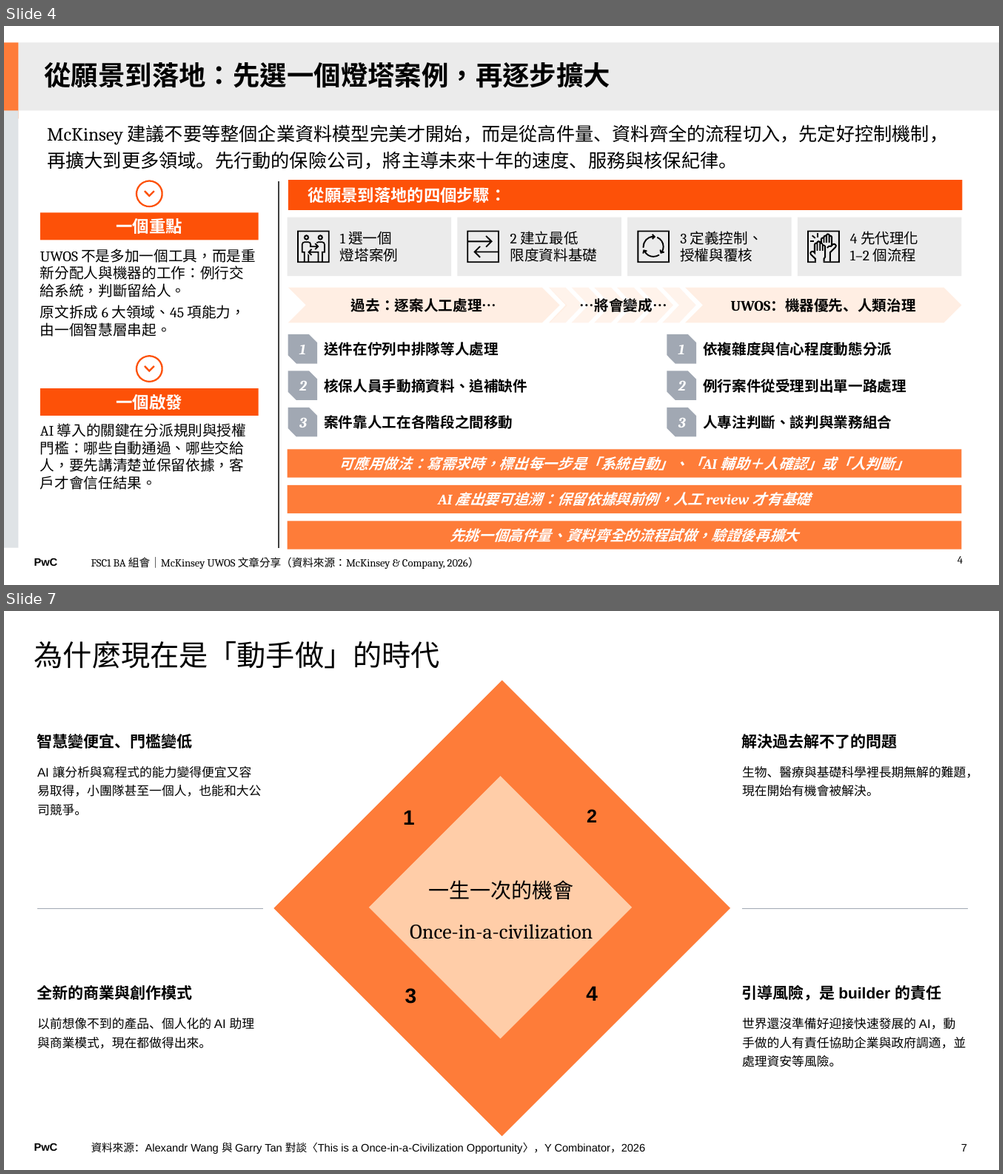
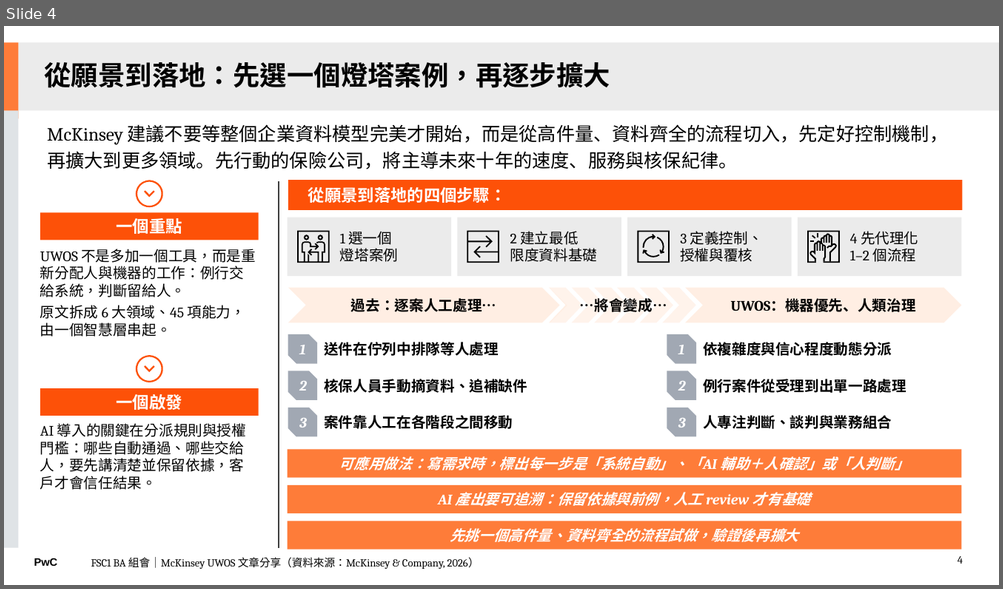
Before and after one commit to Robshao/PwC_FSC1, a slide deck: pwc-fsc1-ai-short-vid/07-ba-team-meeting-1021/BA組會分享_1106.pptx. Shown one above the other, each under a label of ours: slides 4 and 7 before the commit, slide 4 after it; the slides between them are not shown. The pictures are 1003x1174 and 1003x589 pixels, drawn with LibreOffice and Linux fonts; fonts in the diff are those of the drawing. Boxes give left, top, right and bottom in pixels: in the first picture for what was removed or moved away, otherwise in the second. Text is boxed around its words. In the diff, an @@ line names an element or a change of style, - is before the commit and + after.

```diff
--- a/pwc-fsc1-ai-short-vid/07-ba-team-meeting-1021/BA組會分享_1106.pptx
+++ b/pwc-fsc1-ai-short-vid/07-ba-team-meeting-1021/BA組會分享_1106.pptx
@@ slide 7 removed at (x1=4, y1=611, x2=999, y2=1170), background #FFFFFF; not listed: 1 template element that a slide beside it also shows @@
@@ title removed at (x1=34, y1=641, x2=440, y2=669) @@
-為什麼現在是「動手做」的時代
@@ diamond removed at (x1=274, y1=681, x2=731, y2=1137) @@
@@ text removed at (x1=37, y1=734, x2=261, y2=816) @@
-智慧變便宜、門檻變低
-  AI 讓分析與寫程式的能力變得便宜又容易取得，小團隊甚至一個人，也能和大公司競爭。
@@ text removed at (x1=742, y1=734, x2=978, y2=797) @@
-解決過去解不了的問題
-  生物、醫療與基礎科學裡長期無解的難題，現在開始有機會被解決。
@@ diamond removed at (x1=369, y1=776, x2=632, y2=1039) @@
@@ text removed at (x1=403, y1=810, x2=415, y2=825) @@
-1
@@ text removed at (x1=586, y1=809, x2=597, y2=823) @@
-2
@@ text removed at (x1=410, y1=880, x2=592, y2=940) @@
-一生一次的機會
-Once-in-a-civilization
@@ line removed from (37, 908) to (263, 908) @@
@@ line removed from (742, 908) to (967, 908) @@
@@ text removed at (x1=37, y1=985, x2=255, y2=1049) @@
-全新的商業與創作模式
-  以前想像不到的產品、個人化的 AI 助理與商業模式，現在都做得出來。
@@ text removed at (x1=586, y1=986, x2=597, y2=1001) @@
-4
@@ text removed at (x1=742, y1=985, x2=965, y2=1068) @@
-引導風險，是 builder 的責任
-  世界還沒準備好迎接快速發展的 AI，動手做的人有責任協助企業與政府調適，並處理資安等風險。
@@ text removed at (x1=405, y1=988, x2=417, y2=1004) @@
-3
@@ text removed at (x1=91, y1=1142, x2=646, y2=1154) @@
-資料來源：Alexandr Wang 與 Garry Tan 對談〈This is a Once-in-a-Civilization Opportunity〉，Y Combinator，2026
@@ page number removed at (x1=961, y1=1145, x2=967, y2=1152) @@
-7
```
Also in this commit, not shown: 8 slides changed, 1 other slide removed, 2 other files.
